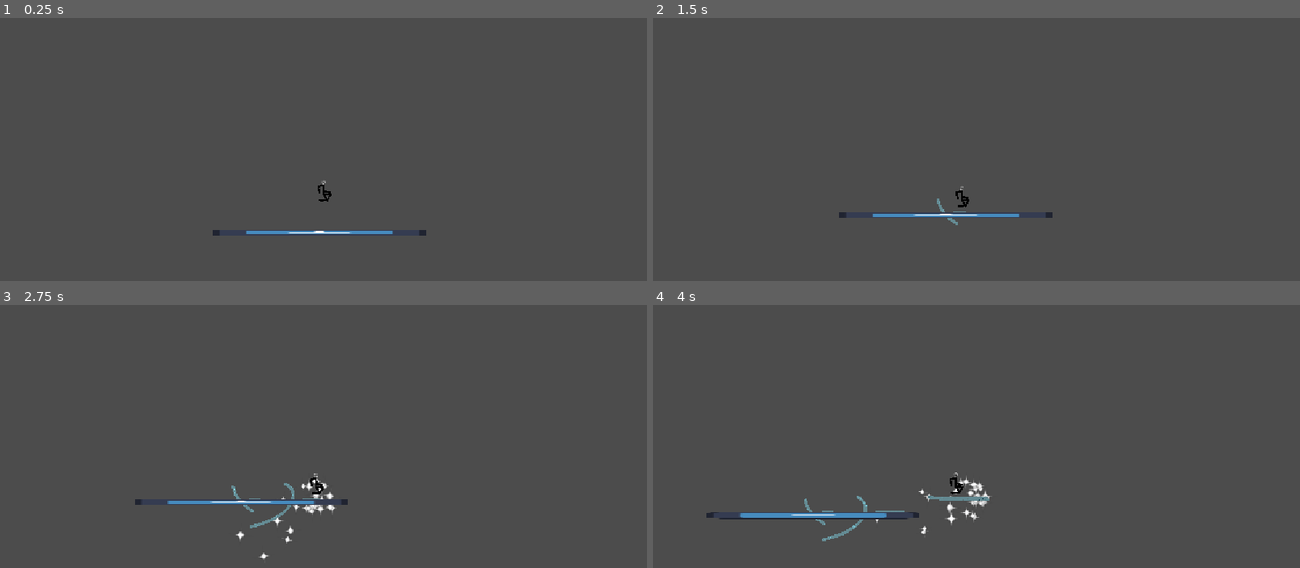
Above: before the commit, frames 1-4 (two rows, left to right).
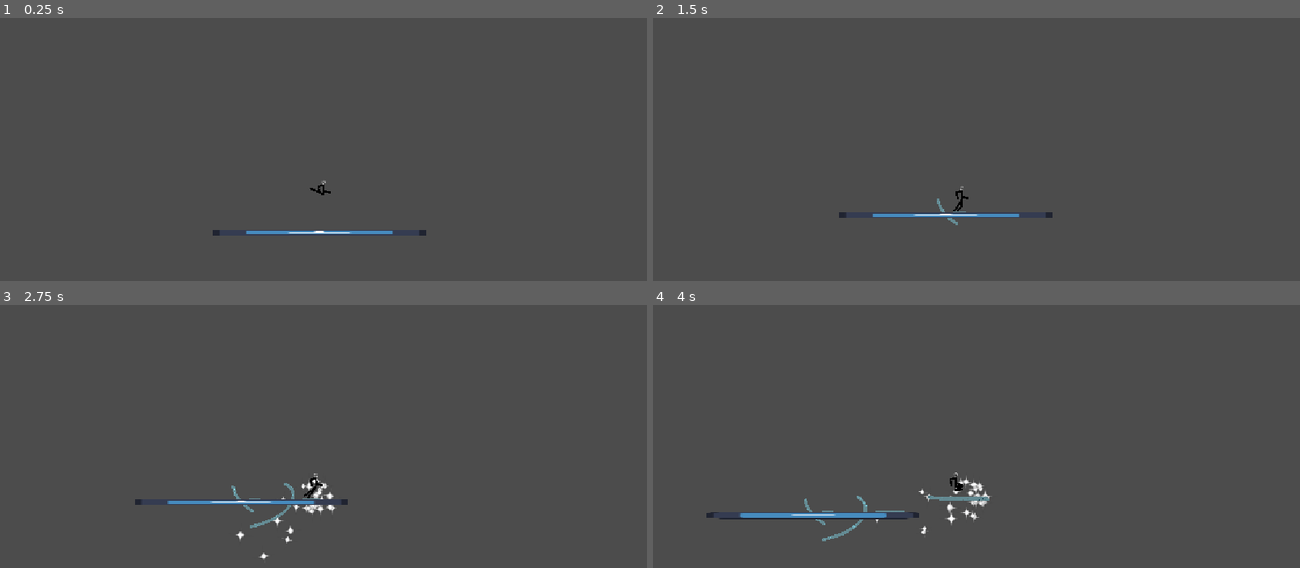
Above: after the commit, the same moments.

Repository: Zepeacedust/snow-game
Game: Godot game, scene res://TestingPlayground.tscn
Two runs of this game, one before a commit and one after it. Both use one fixed random seed, a clock stepped at 60 frames per second and the inputs below. The engine's default icon, where the game draws it, is replaced by a stand-in: a white triangle on a blue panel in a dark square.
Inputs:
- Up to frame 1 (0.25 s): no input
- Up to frame 2 (1.5 s): tap Enter at 0.5 s; hold Shift (bridge) 0.53-1.28 s; hold Right (right) from 0.53 s (still down); tap Space (jump) at 0.77 s; tap Shift (bridge) at 1.35 s
- Up to frame 3 (2.75 s): tap Space (jump) at 1.52 s; release Right (right) at 2.03 s; hold Left (left) from 2.03 s (still down); hold Shift (bridge) from 2.03 s (still down)
- Up to frame 4 (4 s): release Left (left) at 2.78 s; release Shift (bridge) at 2.78 s; hold Right (right) from 2.78 s (still down); tap Shift (bridge) at 2.85 s; tap Space (jump) at 3.02, 3.77 s; hold Shift (bridge) from 3.53 s (still down)

The runs differ from the first frame. In frame 1, less than 0.1% of the frame differs, in the area x 47-52%, y 64-70%; in frame 2, less than 0.1%; in frame 3, less than 0.1%, in the area x 47-50%, y 68-74%; in frame 4, less than 0.1%.
Error before the commit: Parse Error: Expected an expression after "=". (res://kinematics_target_selector.gd:17)

Commit message:
leg sliding

Diff:
--- a/kinematics_target_selector.gd
+++ b/kinematics_target_selector.gd
@@ -1,3 +1,4 @@
+class_name KinematicsThinker
 extends Node2D
 
 @export var hip : Bone2D
@@ -11,30 +12,139 @@
 var leg1_dest : Vector2
 var leg2_dest : Vector2
 
+enum LegState {
+	GROUNDED,
+	AIRBORNE
+
+}
+
 class LegDirector:
-	func _init(leg_controller:Marker2D) -> void:
-		self.leg_controller = leg_controller
-		self.default =
-	func tick() -> void:
-		pass
+	var leg_controller : Marker2D
+	var default : Vector2
+	var parent : PlayerMovement
+	var target : Vector2 = Vector2(0,0)
+	var destination : Vector2
+	var other : LegDirector
+	var state : LegState = LegState.AIRBORNE
+
+	var instability : int = 0
+
+	var move_duration : float = 0
+	var move_elapsed : float = 0
+	var move_start : Vector2 = Vector2(0,0)
+	var move_height : float = 0
+
+
+	func set_destination(where : Vector2):
+		var redirect =  (where - destination).length() < 50
+		var change
+		if redirect:
+			change = where - move_start
+		else:
+			change = where - destination
+
+		if not redirect:
+			move_elapsed = 0
+			move_start = destination
+		move_duration = change.length() / 500
+		if move_duration == 0:
+			move_duration = 0.01
+		move_height = change.length()
+		print_debug(move_duration)
+		destination = where
+
+
+	func move_complete() -> bool:
+		return (leg_controller.global_position - destination).length() < 5
+
+	func _init(_leg_controller:Marker2D, _default : Vector2, _parent : PlayerMovement) -> void:
+		leg_controller = _leg_controller
+		default = _default
+		parent = _parent
+
+	func get_scanline() -> Vector2:
+		var dir = parent.velocity
+		#if state == LegState.AIRBORNE:
+		dir += Vector2(0,980) # simulate gravity-ish to place foot where you would land
+		if other.state == LegState.AIRBORNE and state != LegState.AIRBORNE:
+			# If only one leg is airborne then the player is probably on a cliff
+			# TODO: find edge properly, in the meantime just go directly down
+			return Vector2(0,1000)
+
+		if other.state == LegState.GROUNDED:
+			if relative_direction().x * dir.x >  other.relative_direction().x * dir.x:
+				# if this is the leading foot and it needs to readjust, go down
+				dir = Vector2(0, 1)
+			elif relative_direction().x * dir.x >= 0:
+				# if this is the trailing foot and it is in front of the player, try to mirror the leading foot
+				dir = other.relative_direction()
+				dir.x = -dir.x
+			elif other.relative_direction().x * dir.x >=0:
+				# if this is the trailing foot and the other foot is behind the player, move ahead
+				# if this is the trailing foot and it is behind the player, put it down and forwards
+				dir += Vector2(sign(dir.x) * 200,0)
+			#else:
+				# if this is the trailing foot and the other foot is in front of the player, go to below the player
+			#	dir = Vector2(0,1)
+			#var leg = other.destination - parent.global_position
+			#var angle = dir.angle_to(leg)
+			#dir = dir.rotated(-0.3*angle)
+		return dir.normalized() * 150
+
+	func need_retarget() -> bool:
+		if state == LegState.AIRBORNE:
+			return true
+		if (destination - parent.global_position).length() > 110:
+			print_debug("leg too long, retargetting")
+			return true
+		 #retarget if both targets are on the same side of velocity
+		if sign((parent.velocity + Vector2(0,500)).angle_to(relative_direction())) == sign((parent.velocity + Vector2(0,980)).angle_to(other.relative_direction())):
+			instability += 1
+			if instability > 30:
+				print_debug("Unstable, retargetting")
+				instability = 0
+				return move_complete()
+		else:
+			instability = 0
+		return false
+
+	func relative_direction():
+		return destination - parent.global_position
+
+	func retarget():
+		if not need_retarget():
+			return
+		var space_state = parent.get_world_2d().direct_space_state
+
+		var scanline = get_scanline()
+		var query = PhysicsRayQueryParameters2D.create(parent.global_position, parent.global_position + scanline)
+		query.exclude = [parent]
+		var result = space_state.intersect_ray(query)
+		if result:
+			state = LegState.GROUNDED
+			set_destination(result.position)
+			print_debug("Found ground at ", destination)
+		else:
+			print_debug("No ground found");
+			state = LegState.AIRBORNE
+			set_destination(parent.global_position + default)
+
+	func tick(delta : float) -> void:
+		retarget()
+		if not move_complete():
+			move_elapsed += delta
+			var move_fraction = clamp(move_elapsed/move_duration,0,1)
+			leg_controller.global_position = lerp(move_start, destination, move_fraction) + move_height * Vector2(0,-move_fraction*(1-move_fraction))
+
+var leg1_director : LegDirector
+var leg2_director : LegDirector
+func _ready():
+	leg1_director = LegDirector.new(leg1, Vector2(10,20), player)
+	leg2_director = LegDirector.new(leg2, Vector2(0,20), player)
+	leg1_director.other = leg2_director
+	leg2_director.other = leg1_director
+
 
 func _process(delta: float) -> void:
-	var space_state = get_world_2d().direct_space_state
-	var query = PhysicsRayQueryParameters2D.create(global_position, global_position + Vector2(50, 100))
-	var result = space_state.intersect_ray(query)
-	if result:
-		leg1_dest=result.position
-	else:
-		leg1_dest=global_position + Vector2(10,30)
-	if (leg2_dest - global_position).length() > 100:
-		query = PhysicsRayQueryParameters2D.create(global_position, global_position + (player.velocity + Vector2(0,300)))
-		query.exclude = [player]
-		result = space_state.intersect_ray(query)
-		if result:
-			leg2_dest=result.position
-		else:
-			print_debug("No ground found");
-			leg2_dest=self.global_position + Vector2(-10,30)
-
-	leg1.global_position = lerp(leg1.global_position, leg1_dest, delta * 10)
-	leg2.global_position = lerp(leg2.global_position, leg2_dest, delta * 10)
+	leg1_director.tick(delta)
+	leg2_director.tick(delta)
